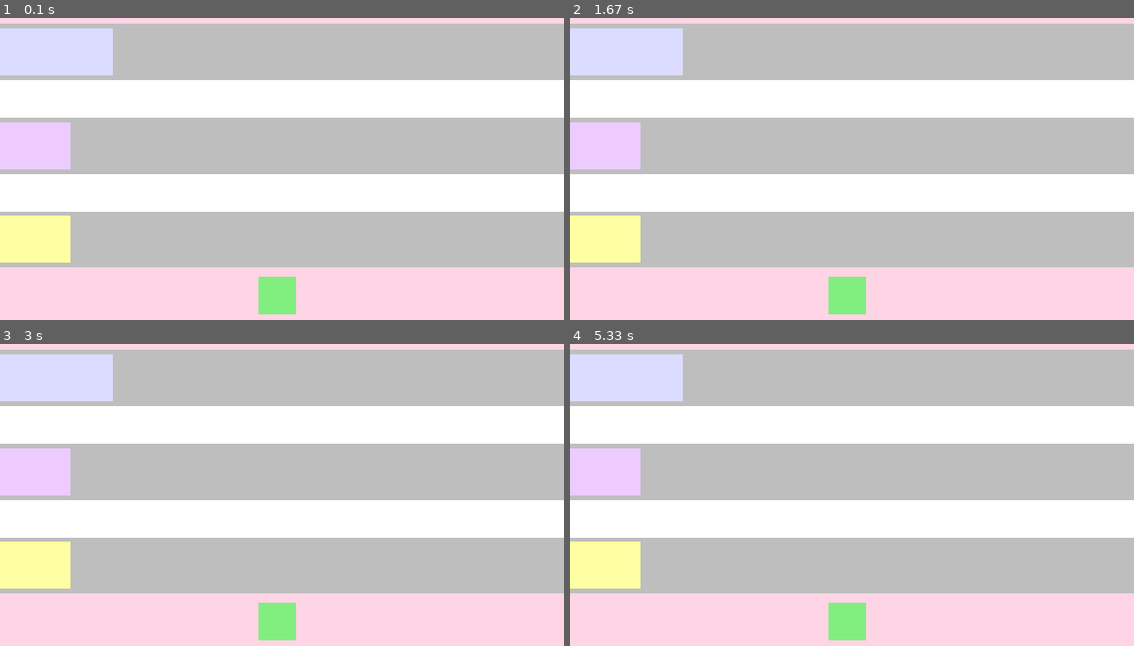
Above: before the commit, frames 1-4 (two rows, left to right).
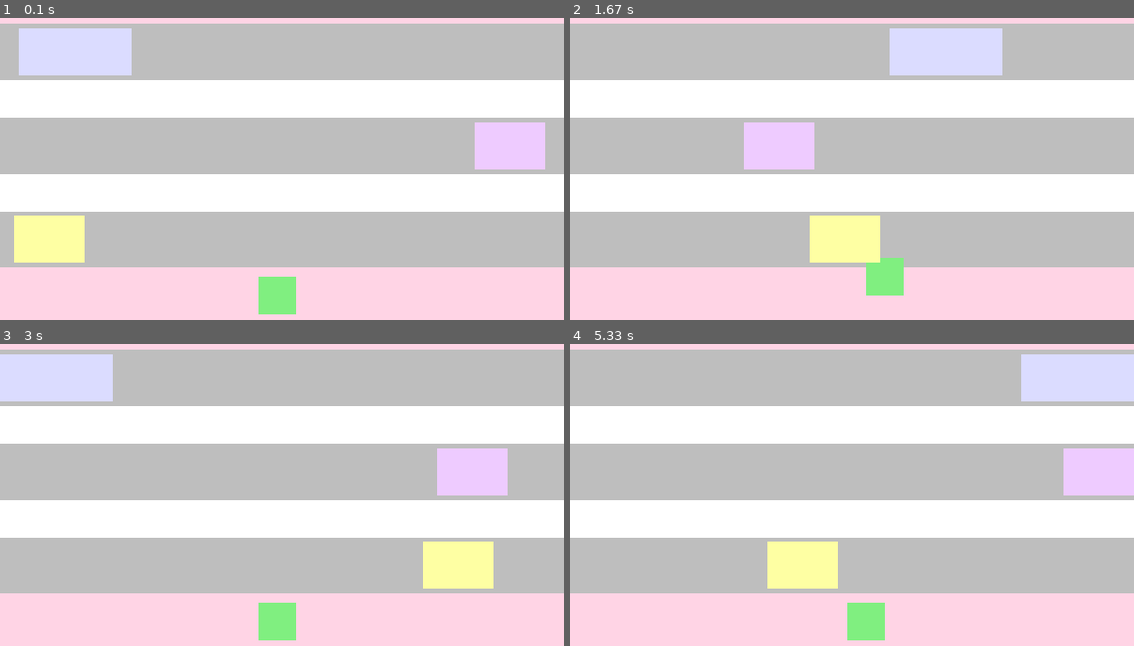
Above: after the commit, the same moments.

Repository: charisval/Homework
Game: pygame game, started from Valentine_HW7_PyGame/main.py
The game is run twice, just before and just after one commit, with the same random seed, the same clock (stepped at 60 frames per second) and the same inputs.
Inputs:
- Up to frame 1 (0.1 s): no input
- Up to frame 2 (1.67 s): hold D 0.33-0.8 s; hold W 0.83-1.13 s; hold D 1.17-1.63 s
- Up to frame 3 (3 s): hold A 1.67-2.2 s; hold S 2.23-2.53 s; hold A 2.57-2.97 s
- Up to frame 4 (5.33 s): hold W 3-3.37 s; hold D 3.4-4.03 s; hold S 4.07-4.43 s; hold A 4.47-4.93 s; hold D from 4.97 s (still down)

The runs differ from the first frame. In frame 1, 5.7% of the frame differs, in the area x 0-97%, y 3-81%; in frame 2, 16%, in the area x 0-77%, y 3-99%; in frame 3, 7.8%; in frame 4, 15%.

Commit message:
HW #8 Moving Objects

Diff:
--- a/Valentine_HW7_PyGame/main.py
+++ b/Valentine_HW7_PyGame/main.py
@@ -1,11 +1,12 @@
 """
 Name: Charis Valentine
-Date: 3/3/25
-Homework: PyGame
-Description:
-This is a program that draws shapes on the screen, including three lanes, a frog, and three different types of vehicles.
+Date: 3/10/25
+Homework: HW8 Moving Objects
+Description: Program where frog can be moved across the screen using WASD and three cars move across the screen.
+
 """
 import pygame
+from pygame.constants import KEYDOWN
 
 # initialize Pygame
 pygame.init()
@@ -25,12 +26,50 @@
 """game loop"""
 running = True
 
+# frog current position
+frog_pos = [275, 340]
+
+# vehicles current positions
+truck_pos = [0, 76]
+pcar_pos = [525, 176]
+ycar_pos = [0, 275]
+
 while running:
   """handle events"""
   for event in pygame.event.get():
     if event.type == pygame.QUIT:
       running = False
+    if event.type == KEYDOWN:
+      if event.key == pygame.K_w:
+        frog_pos[1] -= 20
+      if event.key == pygame.K_s:
+        frog_pos[1] += 20
+      if event.key == pygame.K_a:
+        frog_pos[0] -= 20
+      if event.key == pygame.K_d:
+        frog_pos[0] += 20
   """update game state"""
+  # x axis bounds for frog
+  if frog_pos[0] < 0:
+    frog_pos[0] = 0
+  if frog_pos[0] > width - 40:
+    frog_pos[0] = width - 40
+  # y axis bounds for frog
+  if frog_pos[1] < 0:
+    frog_pos[1] = 0
+  if frog_pos[1] > height - 40:
+    frog_pos[1] = height - 40
+  # car movements
+  truck_pos[0] += 20
+  ycar_pos[0] += 15
+  pcar_pos[0] -= 20
+  # car loops - cars will respawn after reaching the edge
+  if truck_pos[0] == width:
+    truck_pos[0] = 0
+  if ycar_pos[0] == width:
+    ycar_pos[0] = 0
+  if pcar_pos[0] < 0:
+    pcar_pos[0] = 525
   """draw on screen"""
 
   # clear screen
@@ -48,16 +87,20 @@
   pygame.draw.rect(screen, (255, 212, 229), pygame.Rect((0, 0), (600, 71)))
 
   # draw frog
-  pygame.draw.rect(screen, (128, 239, 128), pygame.Rect((275, 340), (40, 40)))
+  pygame.draw.rect(screen, (128, 239, 128),
+                   pygame.Rect((frog_pos[0], frog_pos[1]), (40, 40)))
 
   # purple truck
-  pygame.draw.rect(screen, (219, 220, 255), pygame.Rect((0, 76), (120, 50)))
+  pygame.draw.rect(screen, (219, 220, 255),
+                   pygame.Rect((truck_pos[0], truck_pos[1]), (120, 50)))
 
   # pink car
-  pygame.draw.rect(screen, (238, 203, 255), pygame.Rect((0, 176), (75, 50)))
+  pygame.draw.rect(screen, (238, 203, 255),
+                   pygame.Rect((pcar_pos[0], pcar_pos[1]), (75, 50)))
 
   # yellow car
-  pygame.draw.rect(screen, (254, 255, 163), pygame.Rect((0, 275), (75, 50)))
+  pygame.draw.rect(screen, (254, 255, 163),
+                   pygame.Rect((ycar_pos[0], ycar_pos[1]), (75, 50)))
 
   # update screen
   pygame.display.flip()
